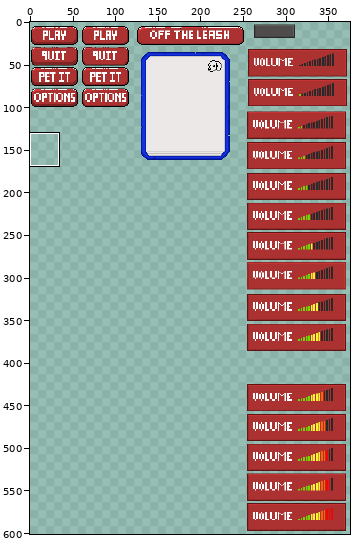
A pixel-art file gets an edit: src/LostAndFound.Core/Assets/UI/ui.aseprite. The picture above shows the old version from afar; the outline marks the close-up.
Close-up. The starting point:
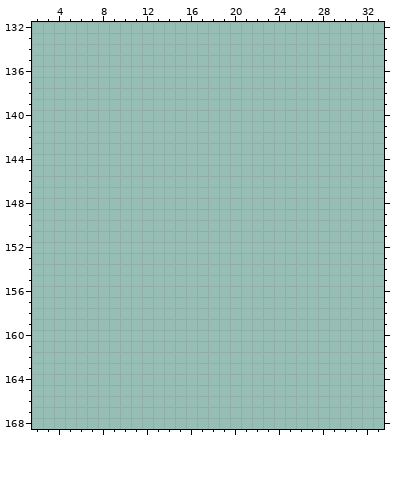
1000x1000 pixels, 1 frame. Colours within 5 levels of each other are drawn and written as one. Shown: x 2..33, y 132..168. The wide view leaves out empty margins.
After:
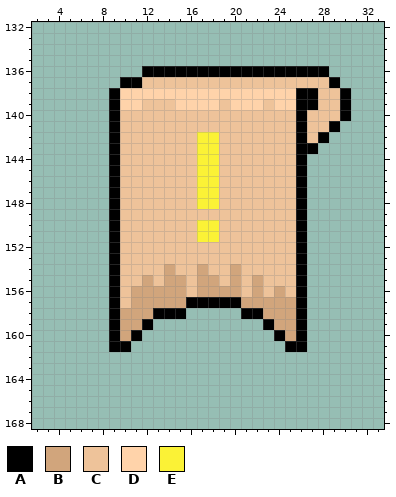
Palette (. is transparent): A #000000  B #d1a57c  C #eec39a  D #ffd3aa  E #fbf236
What changed:
The author put colour A in row 136 at x 12 to 28; in row 137 at x 10 to 11 and 29; in rows 138 to 139 at x 9, 26 to 27 and 30; in row 140 at x 9, 26 and 30; in row 141 at x 9, 26 and 29; in row 142 at x 9, 26 and 28.
The author put colour A in row 143 at x 9 and 26 to 27; in rows 144 to 156 at x 9 and 26; in row 157 at x 9, 16 to 20 and 26; in row 158 at x 9, 13 to 15, 21 to 22 and 26; in row 159 at x 9, 12, 23 and 26; in row 160 at x 9, 11, 24 and 26.
The author put colour A in row 161 at x 9 to 10 and 25 to 26.
The author put colour B in row 154 at x 14, 17 and 20; in row 155 at x 12, 14 to 15, 17 to 18, 20 and 22; in row 156 at x 11 to 15, 17 to 20, 22 and 24; in row 157 at x 11 to 15 and 21 to 25; in row 158 at x 10 to 12 and 23 to 25; in row 159 at x 10 to 11 and 24 to 25.
The author put colour B in row 160 at x 10 and 25.
The author put colour C in row 137 at x 12 to 28; in row 138 at x 28 to 29; in row 139 at x 12 to 14, 19, 23 and 28 to 29; in row 140 at x 10 to 25 and 27 to 29; in row 141 at x 10 to 25 and 27 to 28; in row 142 at x 10 to 16, 19 to 25 and 27.
The author put colour C in rows 143 to 148 at x 10 to 16 and 19 to 25; in row 149 at x 10 to 25; in rows 150 to 151 at x 10 to 16 and 19 to 25; in rows 152 to 153 at x 10 to 25; in row 154 at x 10 to 13, 15 to 16, 18 to 19 and 21 to 25; in row 155 at x 10 to 11, 13, 16, 19, 21 and 23 to 25.
The author put colour C in row 156 at x 10, 16, 21, 23 and 25; in row 157 at x 10.
The author put colour D in row 138 at x 10 to 25; in row 139 at x 10 to 11, 15 to 18, 20 to 22 and 24 to 25.
The author put colour E in rows 142 to 148 at x 17 to 18; in rows 150 to 151 at x 17 to 18.
Changed places in both close-ups, as pixel boxes (x1, y1, x2, y2):
added: (109, 66, 351, 352)
